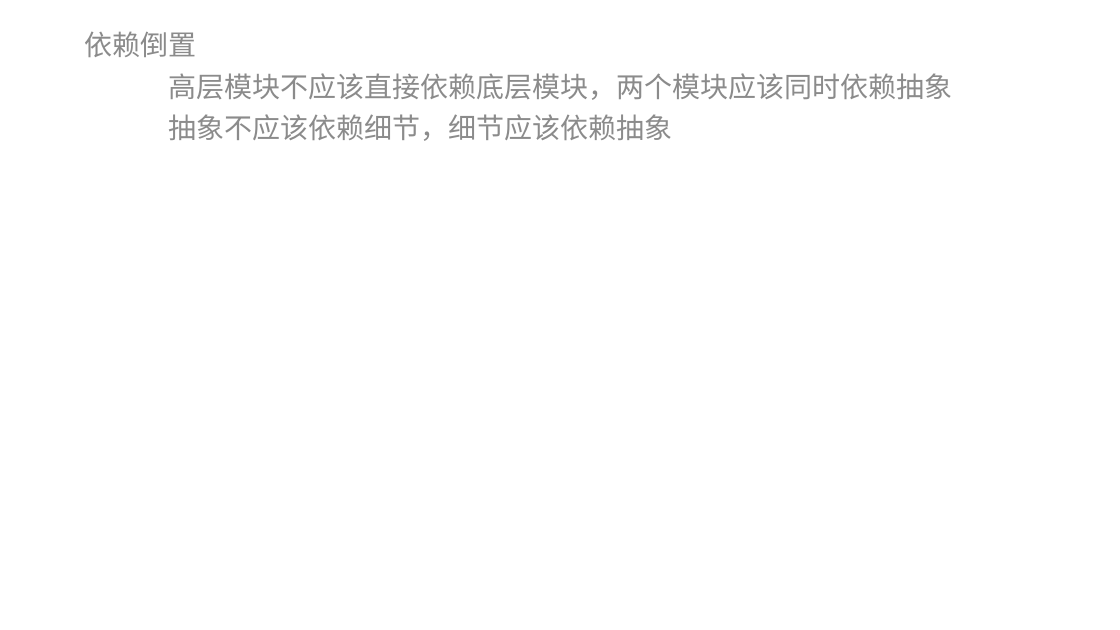
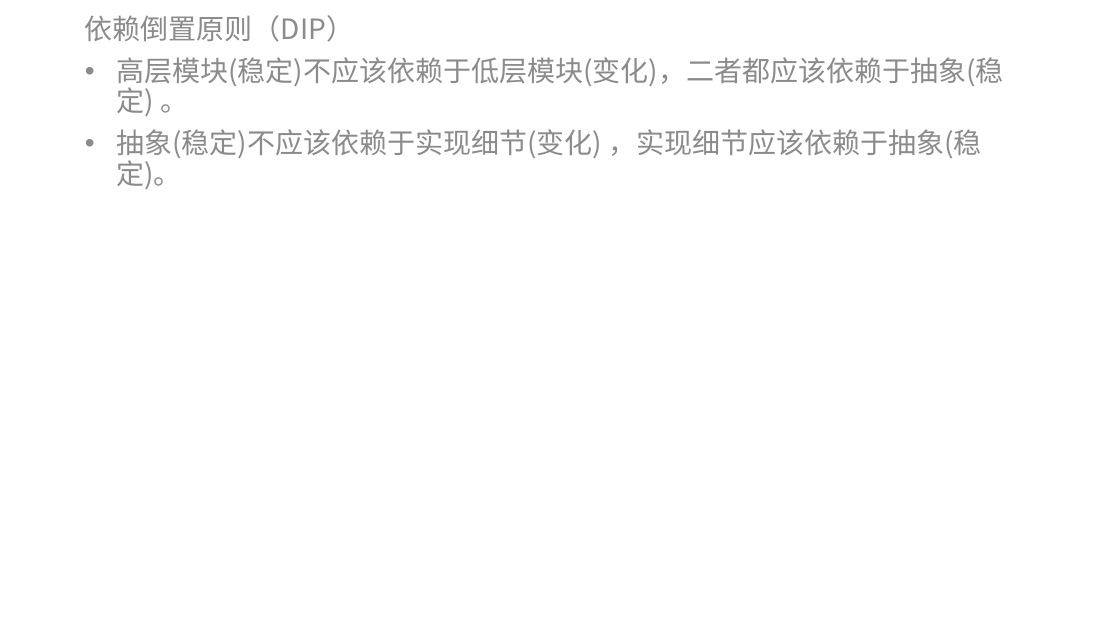
Before and after one commit to mshandle/GStar, a slide deck: slide 4 of Document/les2/les2.pptx (slide 5 before the commit). Drawn at 1120x630 pixels with LibreOffice and Linux fonts; fonts in the diff are those of the drawing. Boxes give left, top, right and bottom in pixels: in the first picture for what was removed or moved away, otherwise in the second. Text is boxed around its words. In the diff, an @@ line names an element or a change of style, - is before the commit and + after.

```diff
--- a/Document/les2/les2.pptx
+++ b/Document/les2/les2.pptx
@@ text at (85, 15, 1003, 189): text changed @@
-依赖倒置
-高层模块不应该直接依赖底层模块，两个模块应该同时依赖抽象
-抽象不应该依赖细节，细节应该依赖抽象
+依赖倒置原则（DIP）
+• 高层模块(稳定)不应该依赖于低层模块(变化)，二者都应该依赖于抽象(稳定) 。
+• 抽象(稳定)不应该依赖于实现细节(变化) ，实现细节应该依赖于抽象(稳定)。
```
Also in this commit, not shown: 3 other slides changed, 5 slides added, 3 slides removed, 9 other files.
